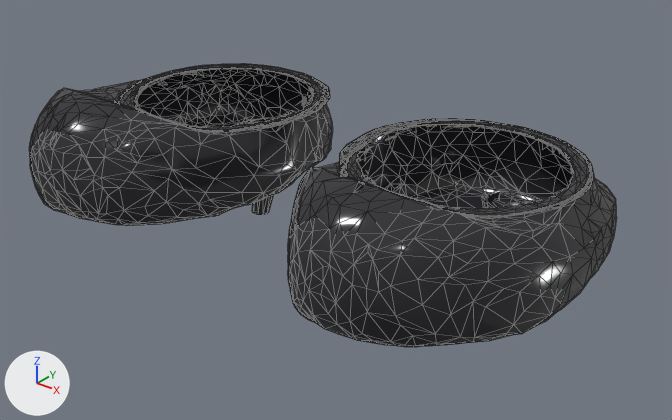
Two versions of the glTF model assets-src/roupas/tenis/03_salto_alto.glb, one commit apart.
Rendered twice from a camera (50 mm lens) standing at (0.49, -0.635, 0.376) and looking at (0.031, -0.061, 0.02). The axes (+X, +Y, +Z) are drawn at lower left. The lights are the same throughout. The picture after the commit comes second. Mesh edges are drawn as thin lines. Where no turn or scale is listed for an object, it has been applied to the vertices. Vertices at exactly the same position are counted once.

Objects in the first picture: 'salto_D', 'salto_E'.
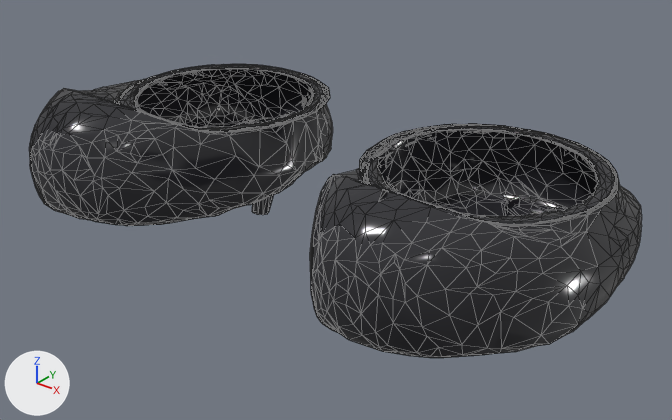
The newer file is also turned or shifted as a whole; pictures and numbers use the older file's frame.

Where the change shows, as pixel boxes [x1, y1, x2, y2] in the pictures (672 x 420 px):
'salto_E', moved: before [288, 119, 617, 347]; after [310, 124, 642, 358]

The change, as a diff of the scene's bpy script:
```diff
--- a/assets-src/roupas/tenis/03_salto_alto.glb.py
+++ b/assets-src/roupas/tenis/03_salto_alto.glb.py
@@ me_salto_e @@
 # used by ob_salto_e; location = (0.0, 0.0, 0.0211)
-me_salto_e.from_pydata(...)  # 1376 vertices, 2254 faces; spans x 0.034..0.26, y -0.231..0.081, z -0.092..0.095
+me_salto_e.from_pydata(...)  # 1376 vertices, 2254 faces; spans x 0.055..0.281, y -0.231..0.081, z -0.092..0.095
+# me_salto_e part 1: the whole mesh is moved by (0.021, 0.0, 0.0)
 me_salto_e.materials.append(mat_salto)
```
